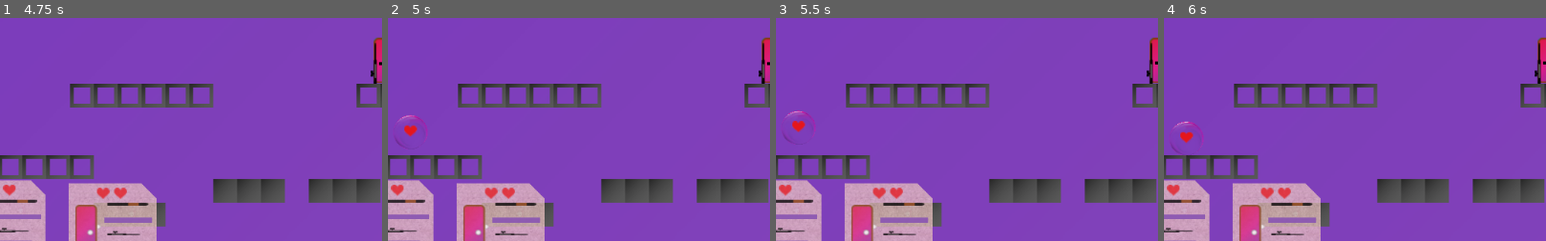
Above: before the commit, frames 1-4 (left to right).
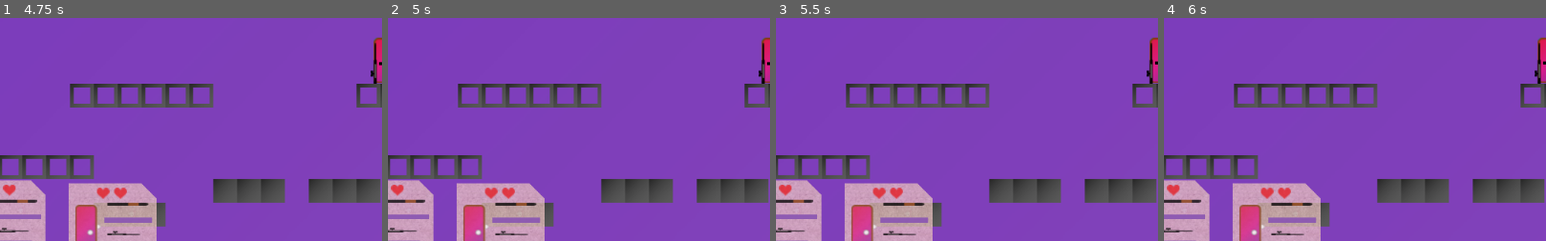
Above: after the commit, the same moments.

Repository: XanMarta/godot-game-battlefield
Game: Godot game, scene res://src/Game/PlayGround.tscn
Same seed, same stepped clock (60 frames per second), same inputs: the game is played once before the commit and once after it.
Inputs:
- Up to frame 1 (4.75 s): tap Enter at 4.25 s
- Up to frame 2 (5 s): no input
- Up to frame 3 (5.5 s): no input
- Up to frame 4 (6 s): tap Space at 5.75 s
The pictures show only the part of the screen within x 8-58%, y 35-85%; the shares and areas given below are measured in that part.

Frame 1 is identical in both runs. In frame 2, 0.3% of the frame differs, in the area x 2-11%, y 43-58%; in frame 3, 0.3%; in frame 4, 0.3%.

Commit message:
Small change on map and equip_gun

Diff:
--- a/src/Actor/Player.gd
+++ b/src/Actor/Player.gd
@@ -25,8 +25,8 @@
 func _ready():
 	$Player/sprite.texture = load("res://Assets/" + type + ".png")
 	$Player.type = self.type
-	equip_gun(Gunlist.assault, true)
-	equip_gun(Gunlist.sniper, false)
+	equip_gun(Gunlist.assault)
+	equip_gun(Gunlist.sniper)
 	spawn()
 
 
@@ -126,8 +126,15 @@
 	emit_signal("update_gui")
 
 
-func equip_gun(gun_type, to_hand = true):
-	var to_target = gun_hand if to_hand else gun_second
+func equip_gun(gun_type):
+	var to_target
+	if gun_hand.get_child_count() == 0:
+		to_target = gun_hand
+	elif gun_second.get_child_count() == 0:
+		to_target = gun_second
+	else:
+		return
+
 	if to_target.get_child_count() == 0:
 		var new_gun = gun.instance()
 		new_gun.set_gun(gun_type)
--- /dev/null
+++ b/src/GUI/GameGUI.gd
@@ -0,0 +1,17 @@
+extends Node2D
+
+
+var is_start_game = true
+
+
+func start():
+	$Label.text = "Start game"
+	$Timer.wait_time = 3.0
+	is_start_game = true
+	$Timer.start()
+
+
+
+func _on_Timer_timeout():
+	if is_start_game:
+		$Label.hide()
--- /dev/null
+++ b/src/GUI/GameGUI.tscn
@@ -0,0 +1,22 @@
+[gd_scene load_steps=2 format=2]
+
+[ext_resource path="res://src/GUI/GameGUI.gd" type="Script" id=1]
+
+[node name="GameGUI" type="Node2D"]
+script = ExtResource( 1 )
+
+[node name="Label" type="Label" parent="."]
+margin_left = 429.933
+margin_top = 255.133
+margin_right = 613.933
+margin_bottom = 296.133
+text = "Start game"
+uppercase = true
+__meta__ = {
+"_edit_use_anchors_": false
+}
+
+[node name="Timer" type="Timer" parent="."]
+wait_time = 3.0
+one_shot = true
+[connection signal="timeout" from="Timer" to="." method="_on_Timer_timeout"]
--- a/src/Game/Map.gd
+++ b/src/Game/Map.gd
@@ -2,8 +2,6 @@
 
 
 var map_size = Vector2(31, 18)
-
-var temp = 1
 
 func _ready():
 	$ItemSpawn.start()
@@ -25,13 +23,10 @@
 
 
 func _on_ItemSpawn_timeout():
-	if temp == 1:
+	var spawn_choice = rand_range(0.0, 4.0)
+	if spawn_choice >= 1.0 and spawn_choice < 2.0:
 		spawn_item("heart")
-	elif temp == 2:
+	elif spawn_choice >= 2.0 and spawn_choice < 3.0:
 		spawn_item("bullet_box")
-	elif temp == 3:
+	elif spawn_choice >= 3.0 and spawn_choice < 4.0:
 		spawn_item("splash")
-
-	temp += 1
-	if temp == 4:
-		temp = 1
